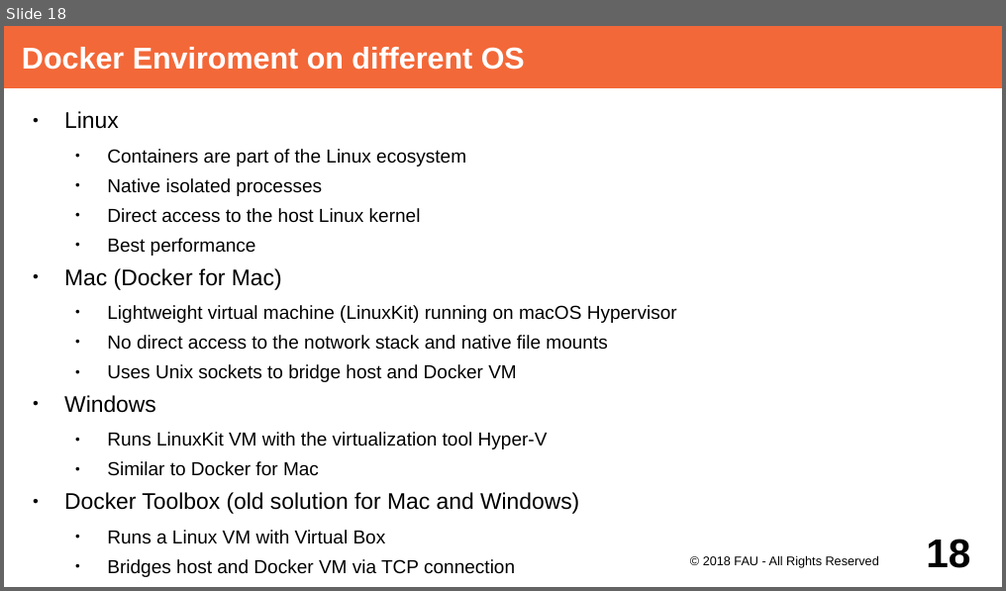
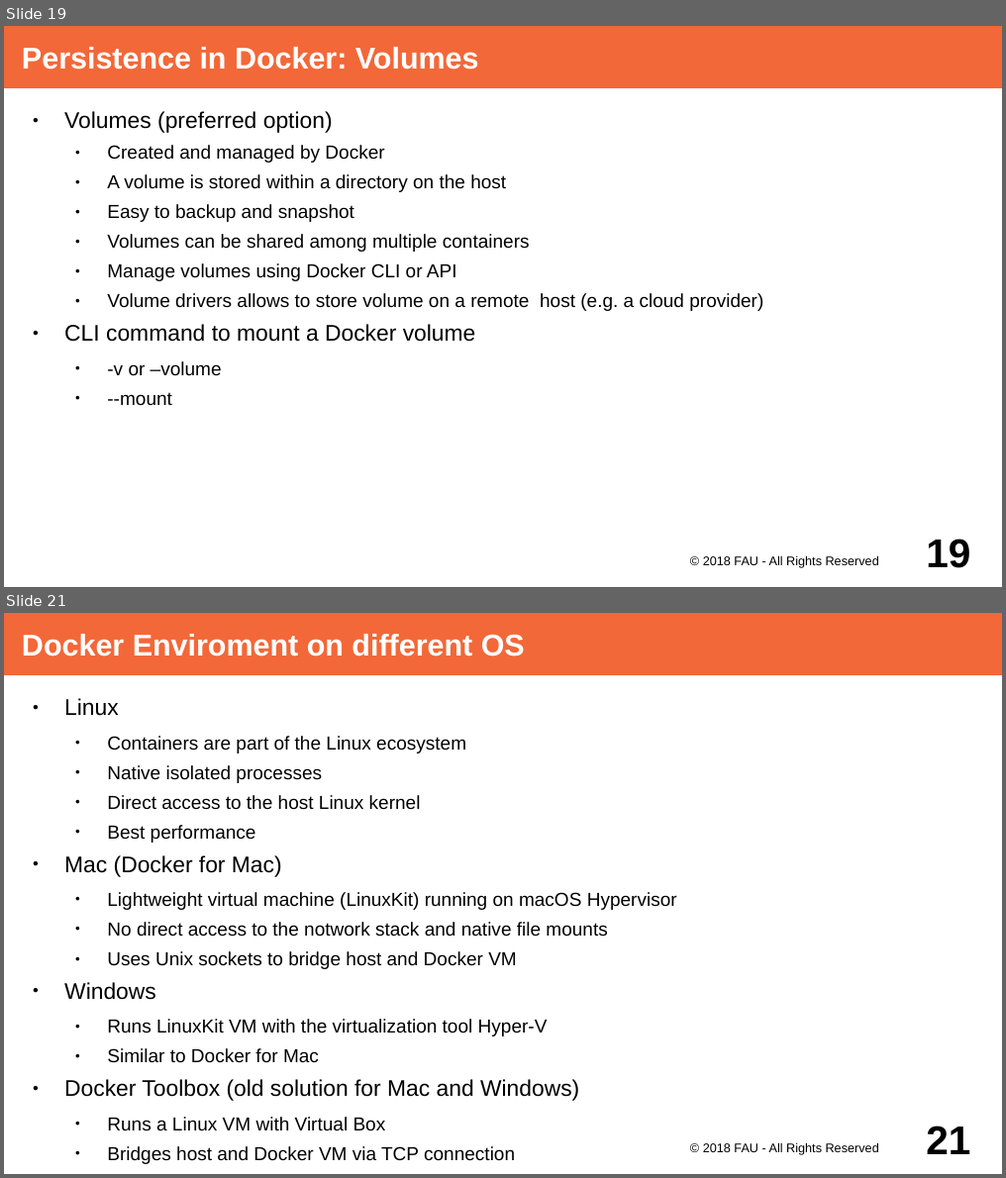
Before and after one commit to dirkriehle/adap-course, a slide deck: Lecture Slides/ADAP Z01 - Containerization.odp. Shown one above the other, each under a label of ours: slide 18 before the commit, slides 19 and 21 after it; the slides between them are not shown. The pictures are 1006x591 and 1006x1178 pixels, drawn with LibreOffice and Linux fonts; fonts in the diff are those of the drawing. Boxes give left, top, right and bottom in pixels: in the first picture for what was removed or moved away, otherwise in the second. Text is boxed around its words. In the diff, an @@ line names an element or a change of style, - is before the commit and + after.

Commit message:
Extend containerization slides with persistence options

```diff
--- a/Lecture Slides/ADAP Z01 - Containerization.odp
+++ b/Lecture Slides/ADAP Z01 - Containerization.odp
@@ slide 19 added at (4,26,1002,587), background #FFFFFF @@
@@ title added at (4,26,1002,88), fill #F36838, 24 pt, text #FFFFFF, bold @@
+Persistence in Docker: Volumes
@@ text added at (64,111,763,405), 15 pt, text #000000 @@
+● Volumes (preferred option)
+  ● Created and managed by Docker
+  ● A volume is stored within a directory on the host
+  ● Easy to backup and snapshot
+  ● Volumes can be shared among multiple containers
+  ● Manage volumes using Docker CLI or API
+  ● Volume drivers allows to store volume on a remote host (e.g. a cloud provider)
+● CLI command to mount a Docker volume
+  ● -v or –volume
+  ● --mount
@@ text added at (703,556,879,569), 10 pt, text #000000 @@
+© 2018 FAU - All Rights Reserved
@@ page number added at (926,539,970,569), 32 pt, text #000000, bold @@
+19
@@ what was slide 18 is now slide 21 @@
@@ page number at (926,1126,970,1155): text changed @@
-18
+21
```
Also in this commit, not shown: 2 slides changed, 2 other slides added.
